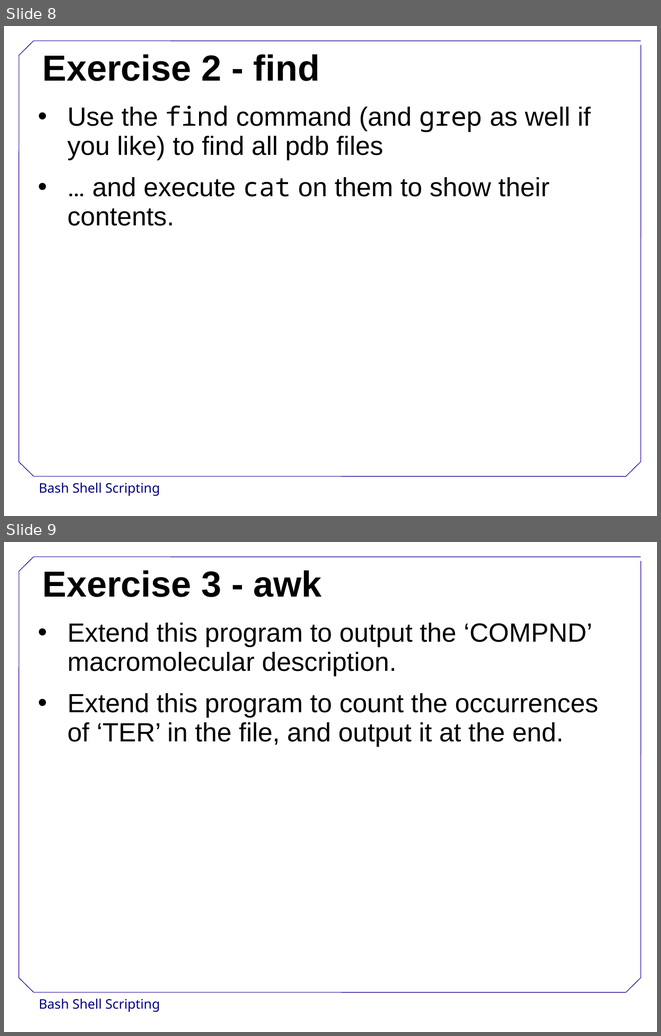
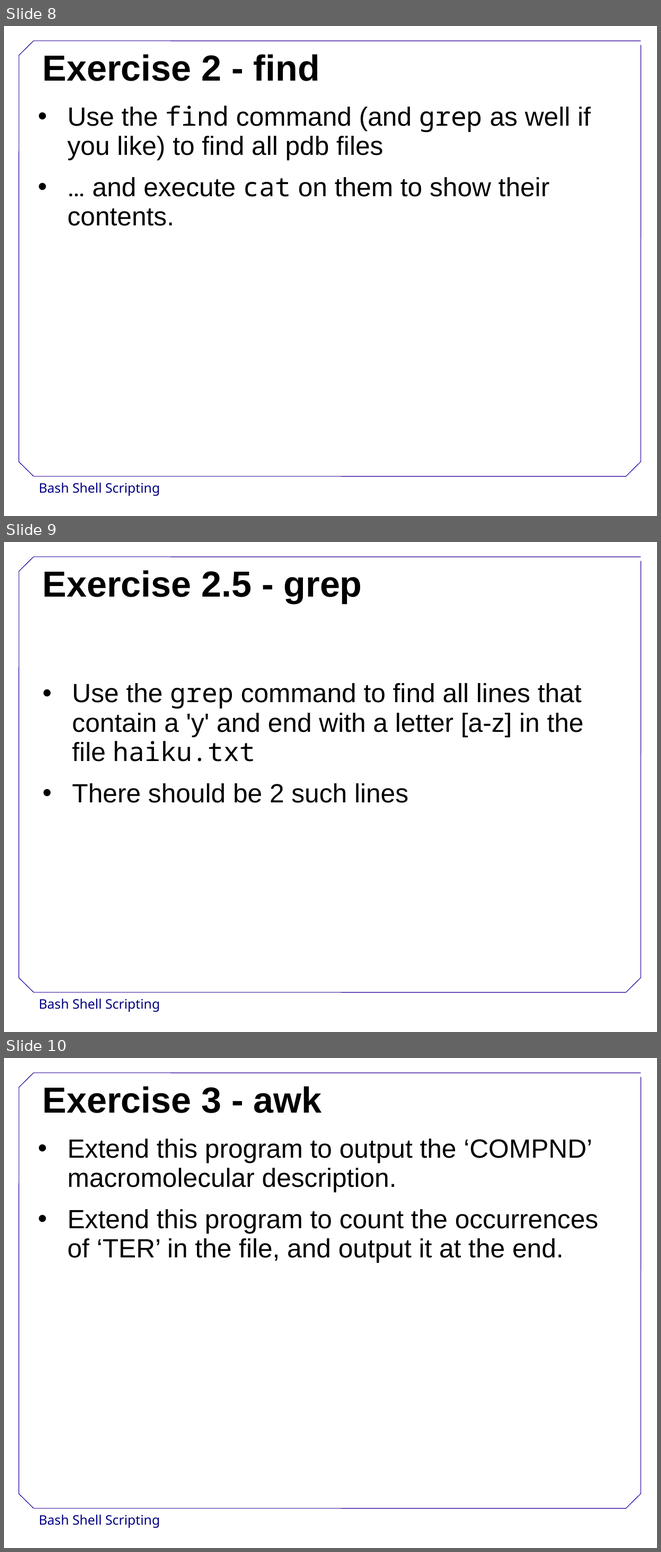
Before and after one commit to swcarpentry/DEPRECATED-boot-camps, a slide deck: instructor-shell/BashShellScripting.odp. Shown one above the other, each under a label of ours: slides 8 and 9 before the commit, slides 8, 9 and 10 after it. The pictures are 661x1036 and 661x1552 pixels, drawn with LibreOffice and Linux fonts; fonts in the diff are those of the drawing; background and template pictures are left out. Boxes give left, top, right and bottom in pixels: in the first picture for what was removed or moved away, otherwise in the second. Text is boxed around its words. In the diff, an @@ line names an element or a change of style, - is before the commit and + after.

```diff
--- a/instructor-shell/BashShellScripting.odp
+++ b/instructor-shell/BashShellScripting.odp
@@ slide 9 added at bbox=[4, 542, 657, 1032], background #FFFFFF; not listed: 9 template elements that a slide beside it also shows @@
@@ title added at bbox=[43, 570, 362, 603], 44 pt, text #000000, bold @@
+Exercise 2.5 - grep
@@ text added at bbox=[72, 683, 584, 803], 32 pt, text #000000 @@
+• Use the grep command to find all lines that contain a 'y' and end with a letter [a-z] in the file haiku.txt
+• There should be 2 such lines
@@ what was slide 9 is now slide 10 @@
```
Also in this commit, not shown: 1 other file.
